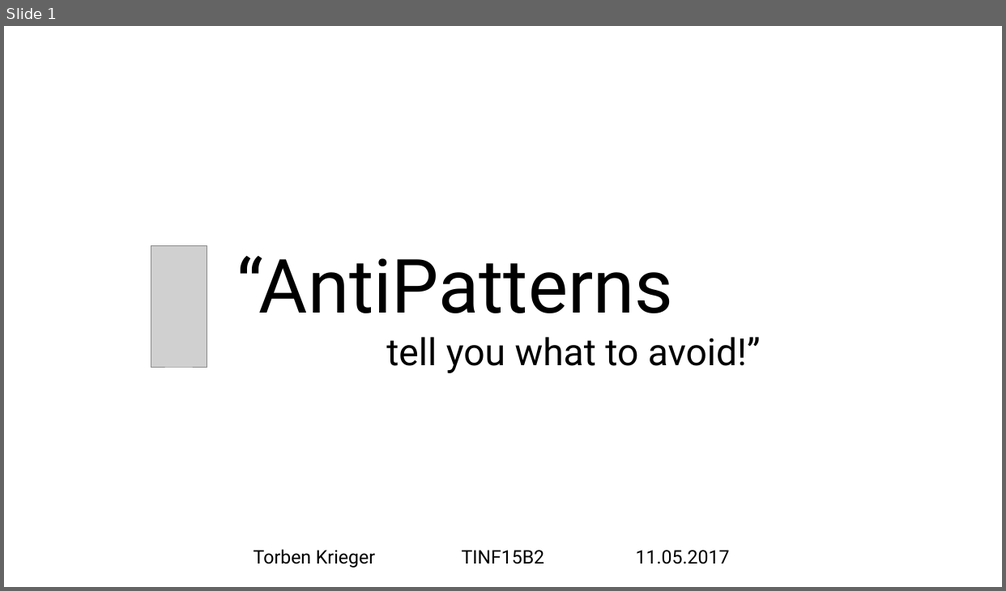
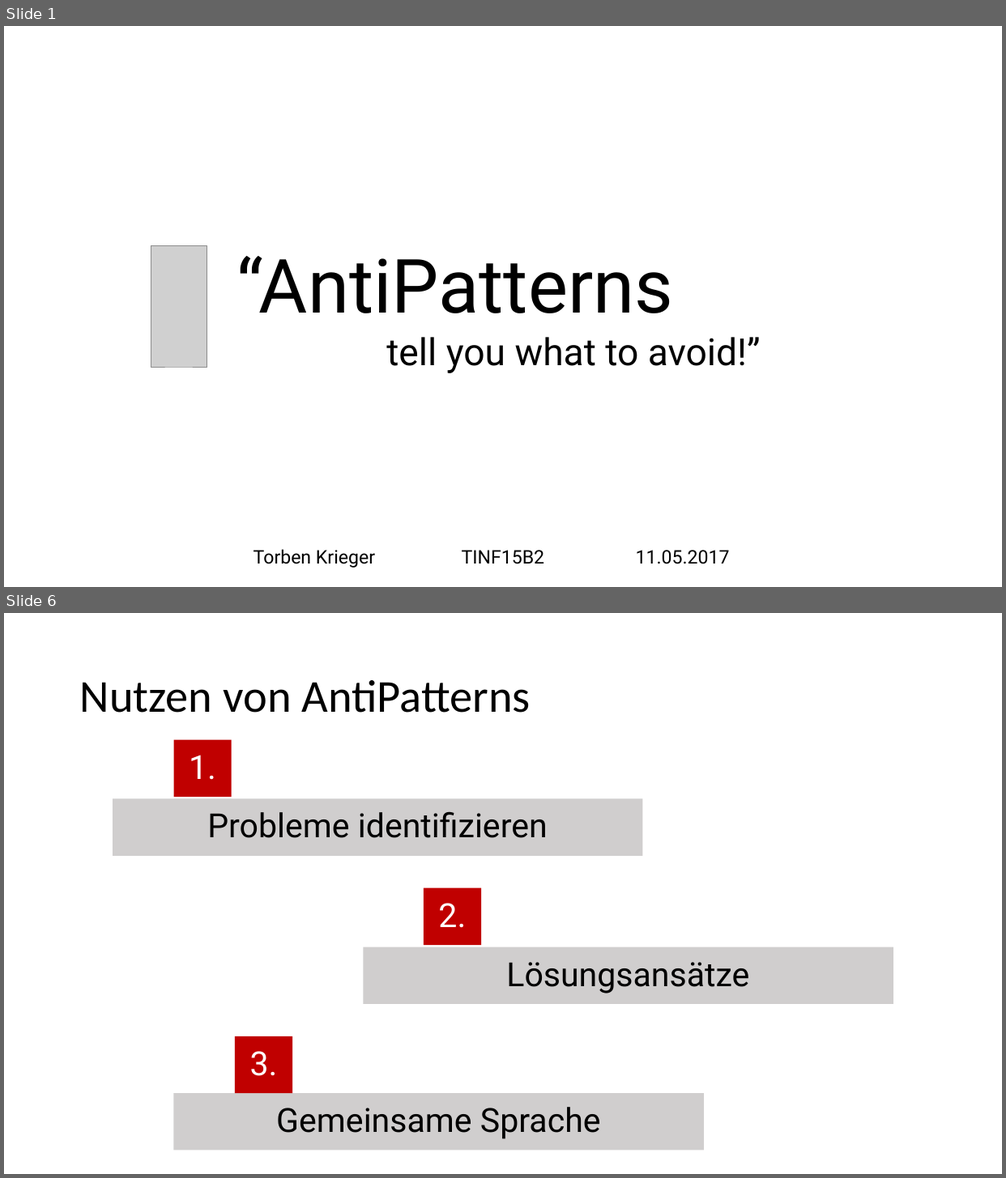
Before and after one commit to tkrieger/AntiPatterns, a slide deck: pres_antipatterns.pptx. Shown one above the other, each under a label of ours: slide 1 before the commit, slides 1 and 6 after it; the slides between them are not shown. The pictures are 1006x591 and 1006x1178 pixels, drawn with LibreOffice and Linux fonts; fonts in the diff are those of the drawing; grey boxes stand for pictures. Boxes give left, top, right and bottom in pixels: in the first picture for what was removed or moved away, otherwise in the second. Text is boxed around its words. In the diff, an @@ line names an element or a change of style, - is before the commit and + after.

```diff
--- a/pres_antipatterns.pptx
+++ b/pres_antipatterns.pptx
@@ slide 6 added at bbox=[4, 613, 1002, 1174], background #FFFFFF @@
@@ title added at bbox=[80, 680, 530, 713], 44 pt, text #000000 @@
+Nutzen von AntiPatterns
@@ group added at bbox=[113, 740, 893, 1151]: 6 rectangles @@
+Probleme identifizieren
+1.
+Gemeinsame Sprache
+3.
+Lösungsansätze
+2.
```
Also in this commit, not shown: 5 other slides added, 1 slide removed, 5 other files.
